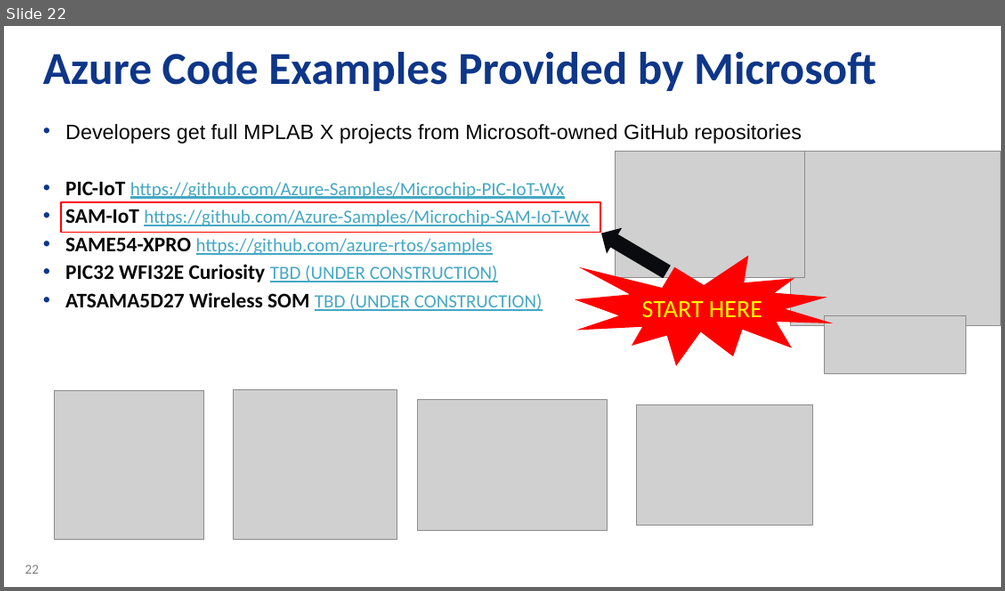
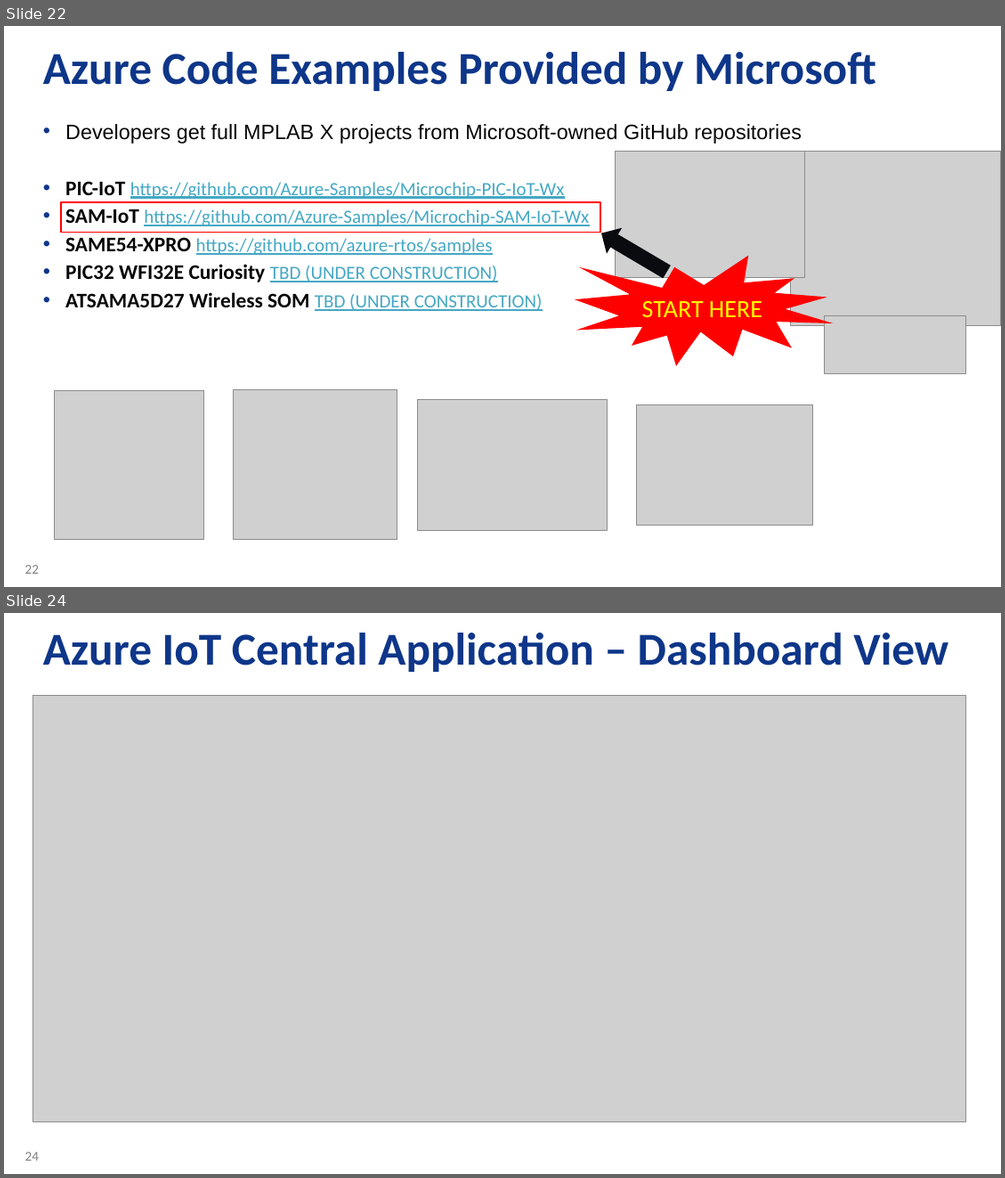
Before and after one commit to danewalton/Microchip-SAM-IoT-Wx, a slide deck: AO-Smith-MSFT-MCHP-r6.pptx. Shown one above the other, each under a label of ours: slide 22 before the commit, slides 22 and 24 after it; the slides between them are not shown. The pictures are 1005x591 and 1005x1178 pixels, drawn with LibreOffice and Linux fonts; fonts in the diff are those of the drawing; grey boxes stand for pictures; background and template pictures are left out. Boxes give left, top, right and bottom in pixels: in the first picture for what was removed or moved away, otherwise in the second. Text is boxed around its words. In the diff, an @@ line names an element or a change of style, - is before the commit and + after.

```diff
--- a/AO-Smith-MSFT-MCHP-r6.pptx
+++ b/AO-Smith-MSFT-MCHP-r6.pptx
@@ slide 24 added at [4,613,1001,1174], background #FFFFFF; not listed: 1 template element that a slide beside it also shows @@
@@ title added at [43,633,948,672], 44 pt, text #0E3689, bold @@
+Azure IoT Central Application – Dashboard View
@@ picture added at [33,695,966,1121] @@
```
Also in this commit, not shown: 2 slides changed, 1 other slide added, 14 other files.
